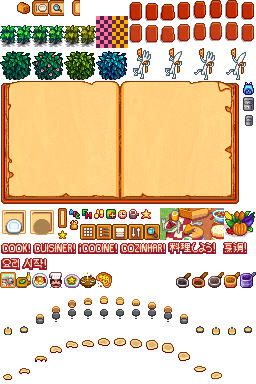
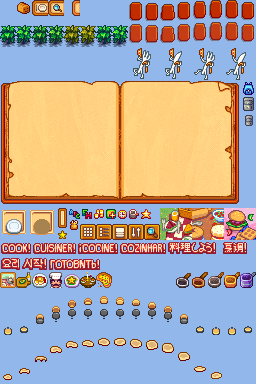
Revision of a layered (256, 384) image; what changed, layer by layer:
hid "Layer 2" over [0, 51, 127, 80]
added group "diner's bundle" with 11 layers in group "content" over [224, 208, 256, 240]
added group "Group 1" with 9 layers in group "diner's bundle" over [225, 210, 256, 240]
added layer "pepper copy" in group "Group 1" over [226, 229, 232, 236]
added layer "popper copy" in group "Group 1" over [248, 214, 254, 221]
added layer "popper" in group "Group 1" over [226, 229, 232, 236]
added layer "pepper" in group "Group 1" over [248, 214, 254, 221]
added layer "blueberries" in group "Group 1" over [230, 225, 256, 240]
added layer "waffle above" in group "Group 1" over [236, 227, 256, 240]
added layer "waffle beneath" in group "Group 1" over [234, 232, 250, 240]
added layer "burger" in group "Group 1" over [226, 210, 248, 232]
added layer "shadow" (30%) in group "Group 1" over [225, 210, 255, 240]
added layer "Layer 51" in group "diner's bundle" over [224, 208, 256, 240]
painted on "watermelon" over [169, 223, 174, 228]
added layer "ru" in group "COOK! button" over [49, 259, 100, 270]
hid "Layer 40" over [96, 16, 128, 48]
added layer "nettles copy 6" in group "nettles" over [96, 25, 128, 47]
showed group "background" (19 layers) over [0, 0, 256, 384]
